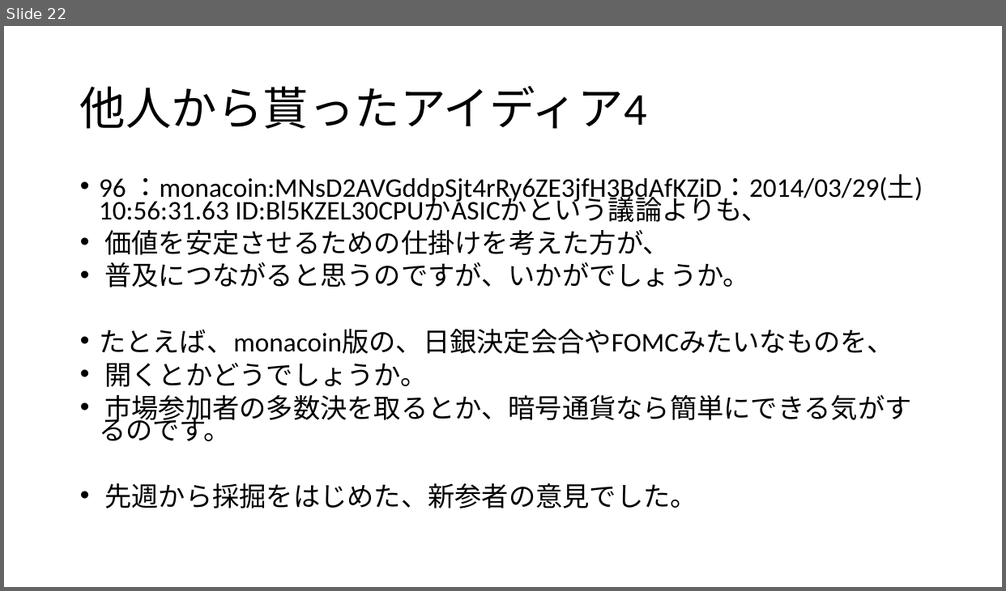
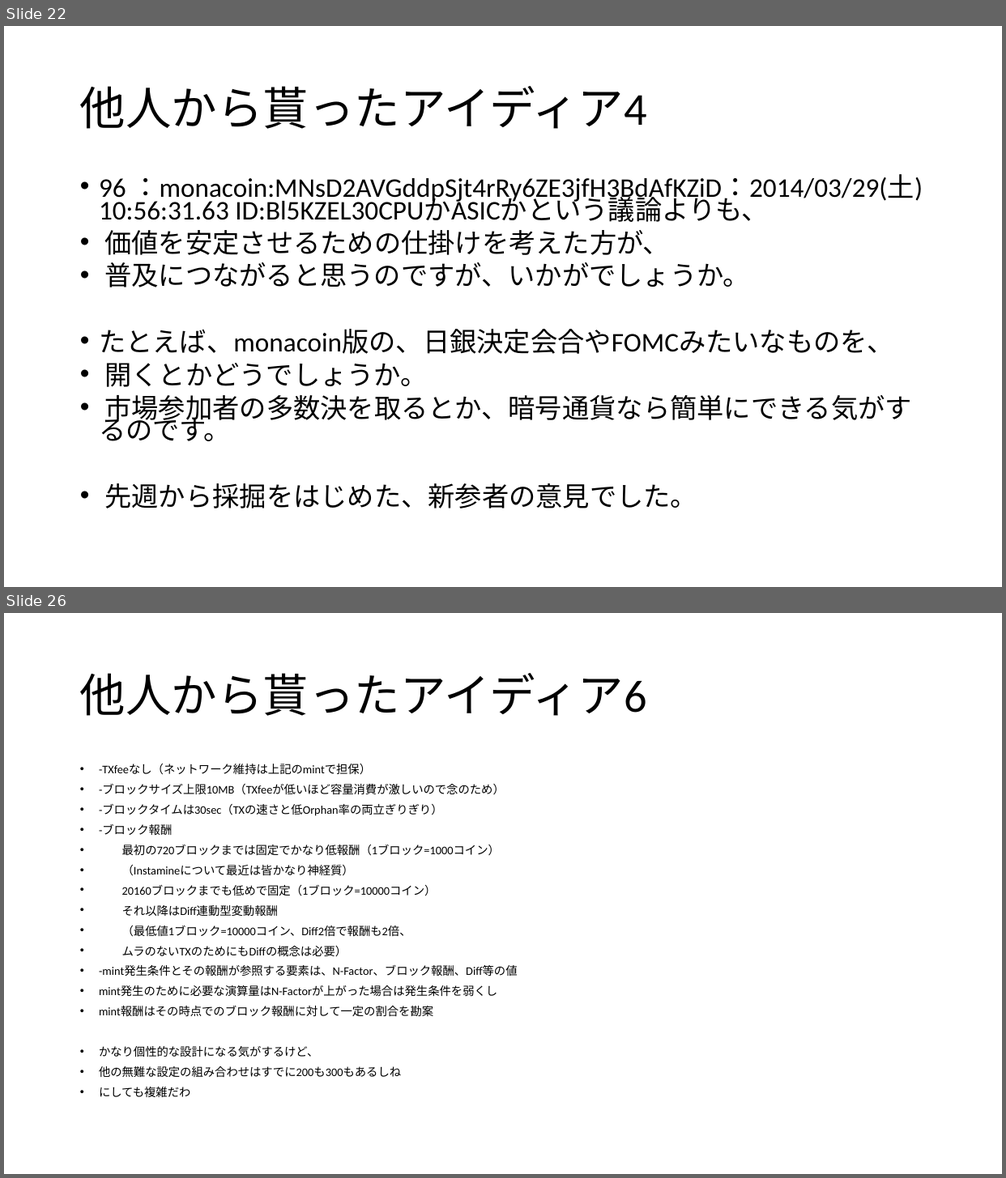
Before and after one commit to pizyumi/CREA, a slide deck: CREA2014/CREACOIN.pptx. Shown one above the other, each under a label of ours: slide 22 before the commit, slides 22 and 26 after it; the slides between them are not shown. The pictures are 1006x591 and 1006x1178 pixels, drawn with LibreOffice and Linux fonts; fonts in the diff are those of the drawing. Boxes give left, top, right and bottom in pixels: in the first picture for what was removed or moved away, otherwise in the second. Text is boxed around its words. In the diff, an @@ line names an element or a change of style, - is before the commit and + after.

```diff
--- a/CREA2014/CREACOIN.pptx
+++ b/CREA2014/CREACOIN.pptx
@@ slide 26 added at <box>4,613,1002,1174</box>, background #FFFFFF @@
@@ title added at <box>80,673,647,716</box>, 44 pt, text #000000 @@
+他人から貰ったアイディア6
@@ text added at <box>99,764,518,1097</box>, 11.2 pt, text #000000 @@
+• -TXfeeなし（ネットワーク維持は上記のmintで担保）
+• -ブロックサイズ上限10MB（TXfeeが低いほど容量消費が激しいので念のため）
+• -ブロックタイムは30sec（TXの速さと低Orphan率の両立ぎりぎり）
+• -ブロック報酬
+• 最初の720ブロックまでは固定でかなり低報酬（1ブロック=1000コイン）
+• （Instamineについて最近は皆かなり神経質）
+• 20160ブロックまでも低めで固定（1ブロック=10000コイン）
+• それ以降はDiff連動型変動報酬
+• （最低値1ブロック=10000コイン、Diff2倍で報酬も2倍、
+• ムラのないTXのためにもDiffの概念は必要）
+• -mint発生条件とその報酬が参照する要素は、N-Factor、ブロック報酬、Diff等の値
+• mint発生のために必要な演算量はN-Factorが上がった場合は発生条件を弱くし
+• mint報酬はその時点でのブロック報酬に対して一定の割合を勘案
+• かなり個性的な設計になる気がするけど、
+• 他の無難な設定の組み合わせはすでに200も300もあるしね
+• にしても複雑だわ
```
Also in this commit, not shown: 3 other slides added, 5 other files.
